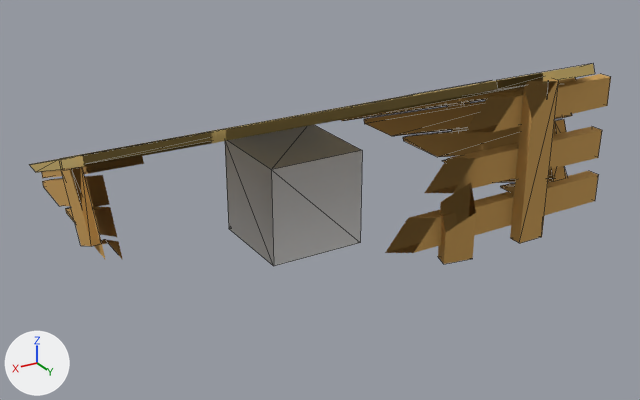
The glTF model models/ramp.glb: old version first, new version second.
Before and after are seen from a 50 mm camera at (8.08, 14.55, 6.93) aimed at (-0.32, 0.55, -0.07). Lighting does not change. The marker at lower left points along +X, +Y and +Z. Mesh edges are drawn as thin lines. Everything nearer to the camera than a plane just in front of the edit is cut away. Where no turn or scale is listed for an object, it has been applied to the vertices.

In view in the first picture: 'BackSide', 'Cube.004', 'Cube.005', 'Cube.007', 'Cube.008', 'Cube.015', 'Cube.021', 'LeftSide', 'Mid-Plank', 'Parent', 'Planks', 'RightSide'.
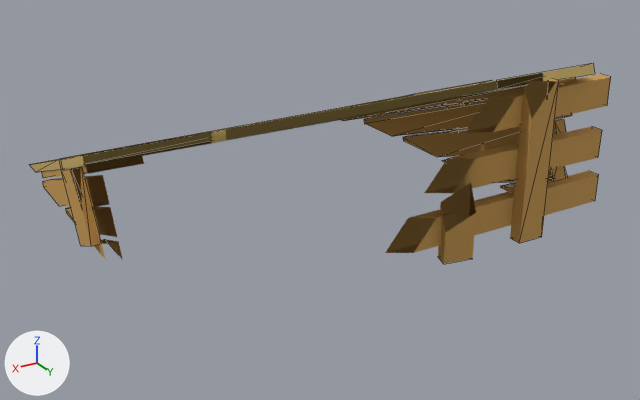
The newer file is also turned or shifted as a whole; pictures and numbers use the older file's frame.

Pixel boxes (x1, y1, x2, y2) of what changed, in the pictures (640 x 400 px):
'Parent', no longer drawn: before (225, 125, 362, 266)

The change in detail:
Object 'Parent' (ob_parent) now shows nothing instead of me_cube_028.
